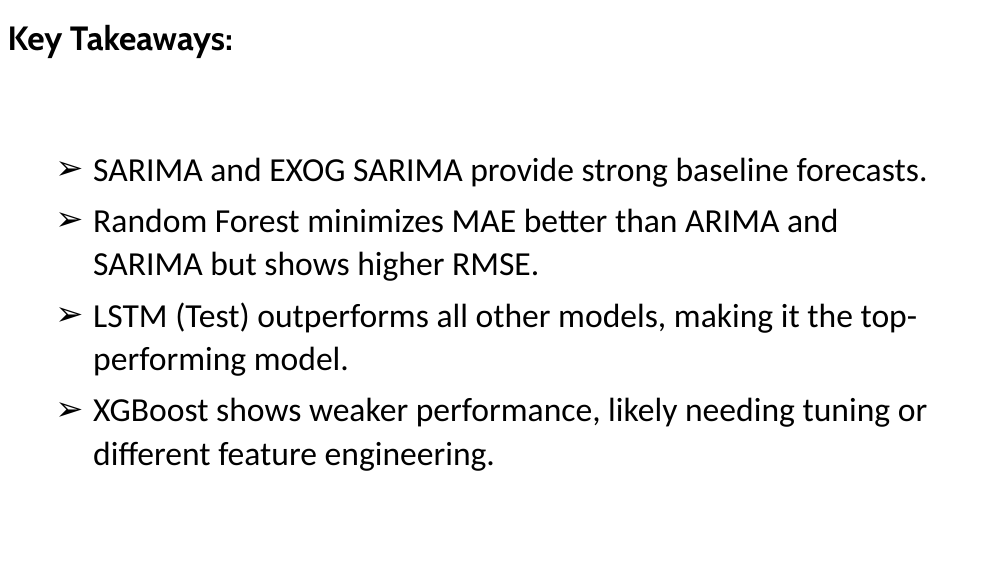
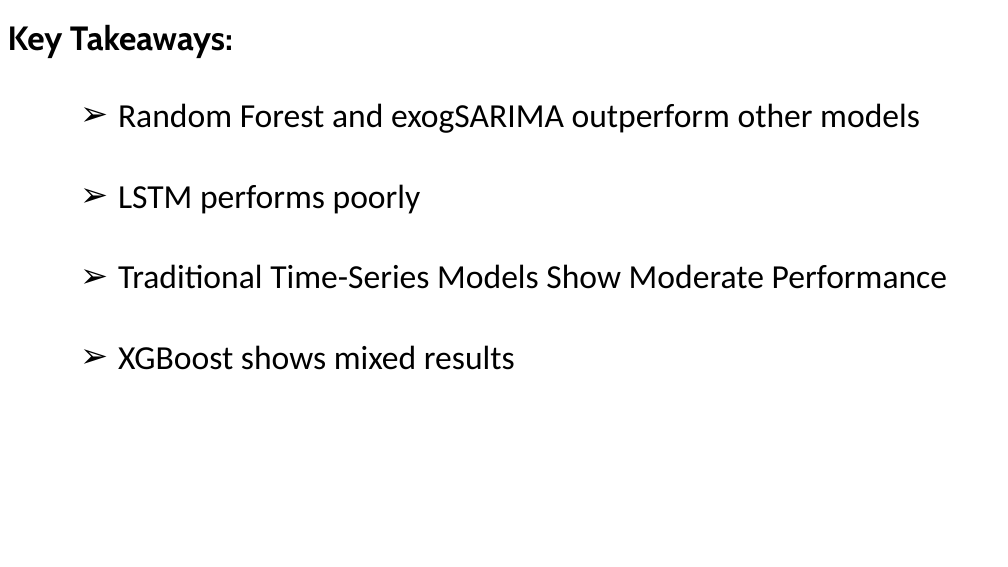
Before and after one commit to preetikumar20/Capstone_Covid19, a slide deck: slide 12 of Final_Capstone_Slides_PreetiDubey.pptx. Drawn at 1008x567 pixels with LibreOffice and Linux fonts; fonts in the diff are those of the drawing. Boxes give left, top, right and bottom in pixels: in the first picture for what was removed or moved away, otherwise in the second. Text is boxed around its words. In the diff, an @@ line names an element or a change of style, - is before the commit and + after.

```diff
--- a/Final_Capstone_Slides_PreetiDubey.pptx
+++ b/Final_Capstone_Slides_PreetiDubey.pptx
@@ text at [118,103,948,370]: text changed @@
-➢ SARIMA and EXOG SARIMA provide strong baseline forecasts.
-➢ Random Forest minimizes MAE better than ARIMA and SARIMA but shows higher RMSE.
-➢ LSTM (Test) outperforms all other models, making it the top-performing model.
-➢ XGBoost shows weaker performance, likely needing tuning or different feature engineering.
+➢ Random Forest and exogSARIMA outperform other models
+➢ LSTM performs poorly
+➢ Traditional Time-Series Models Show Moderate Performance
+➢ XGBoost shows mixed results
```
Also in this commit, not shown: 2 other slides changed, 5 slides added, 4 slides removed, 2 other files.
